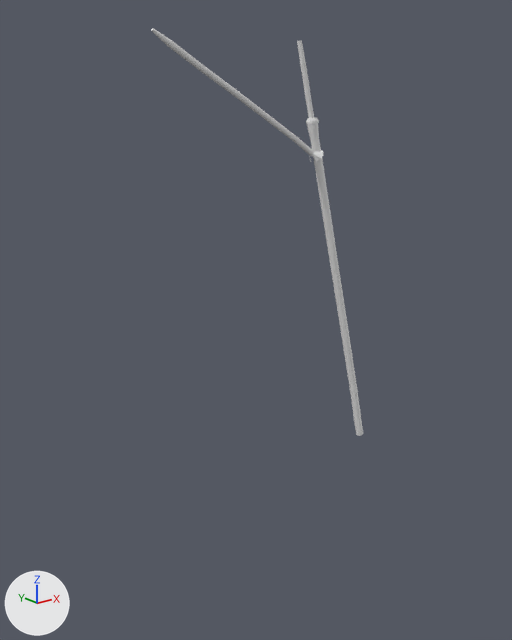
One commit to the Blender file Fragata Versions/FragataV3.blend: the scene before it, then after it.
Before and after are seen from a camera (50 mm lens) standing at (-1.73, -1.93, 1.46) and looking at (-0.14, 0.05, 0.66). The lights are fixed; the arrows at lower left show +X, +Y and +Z.
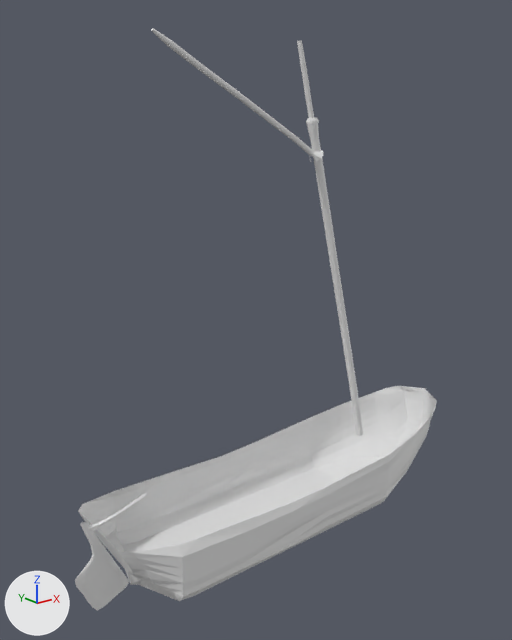
Changed parts and their boxes [x1, y1, x2, y2] in the pictures (512 x 640 px):
'Casco_repo', shown
    after: [78, 386, 437, 601]
'Leme_repo', shown
    after: [75, 493, 147, 611]
part 1 of me_retopoflow_003, built on
    after: [83, 386, 437, 601]

The change in detail:
me_retopoflow_003 is used by ob_casco_repo; location (0.0, 0.0, 0.0).
me_retopoflow_003 had 162 vertices, 137 faces and spanned x -0.86..0.84, y 0.0..0.27, z -0.21..0.14.
me_retopoflow_003 now has 179 vertices, 153 faces and spans x -0.86..0.84, y 0.0..0.24, z -0.21..0.14.
Part 1, on me_retopoflow_003:
8 faces are deleted.
7 vertices in x -0.76..0.79, y 0.01..0.21, z -0.13..0.03 move by (0.0, 0.03, 0.0).
6 vertices in x -0.02..0.8, y 0.01..0.23, z -0.17..0.11 move by (0.0, 0.01, 0.0).
6 vertices in x -0.74..0.81, y 0.01..0.19, z -0.13..-0.01 move by (0.0, 0.05, 0.0).
6 vertices in x -0.61..0.33, y 0.01..0.04, z -0.18..-0.14 move by (0.0, 0.19, 0.0).
5 vertices in x -0.75..0.81, y 0.01..0.17, z -0.08..0.02 move by (0.0, 0.06, 0.0).
5 vertices in x -0.68..-0.02, y 0.0..0.03, z -0.17..-0.11 move by (0.0, 0.2, 0.0).
58 vertices move from x -0.74..0.81, y 0.01..0.27, z -0.18..0.14 to x -0.74..0.81, y 0.02..0.24, z -0.19..0.13.
17 vertices are added at x -0.86..0.84, y 0.0..0.24, z 0.01..0.14.
24 new faces join them.
Object 'Casco_repo' (ob_casco_repo) is now shown.
Object 'Leme_repo' (ob_leme_repo) is now shown.
